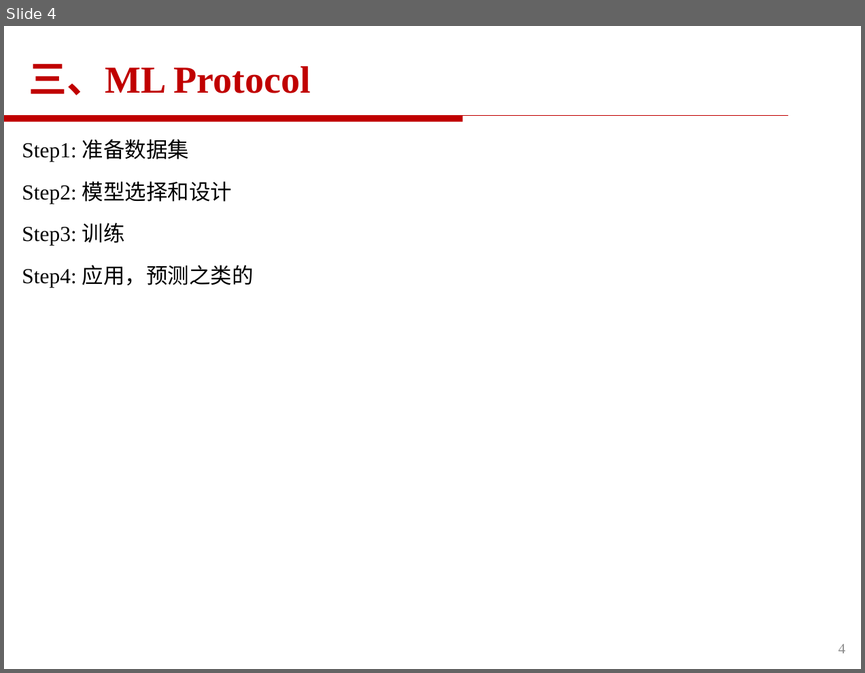
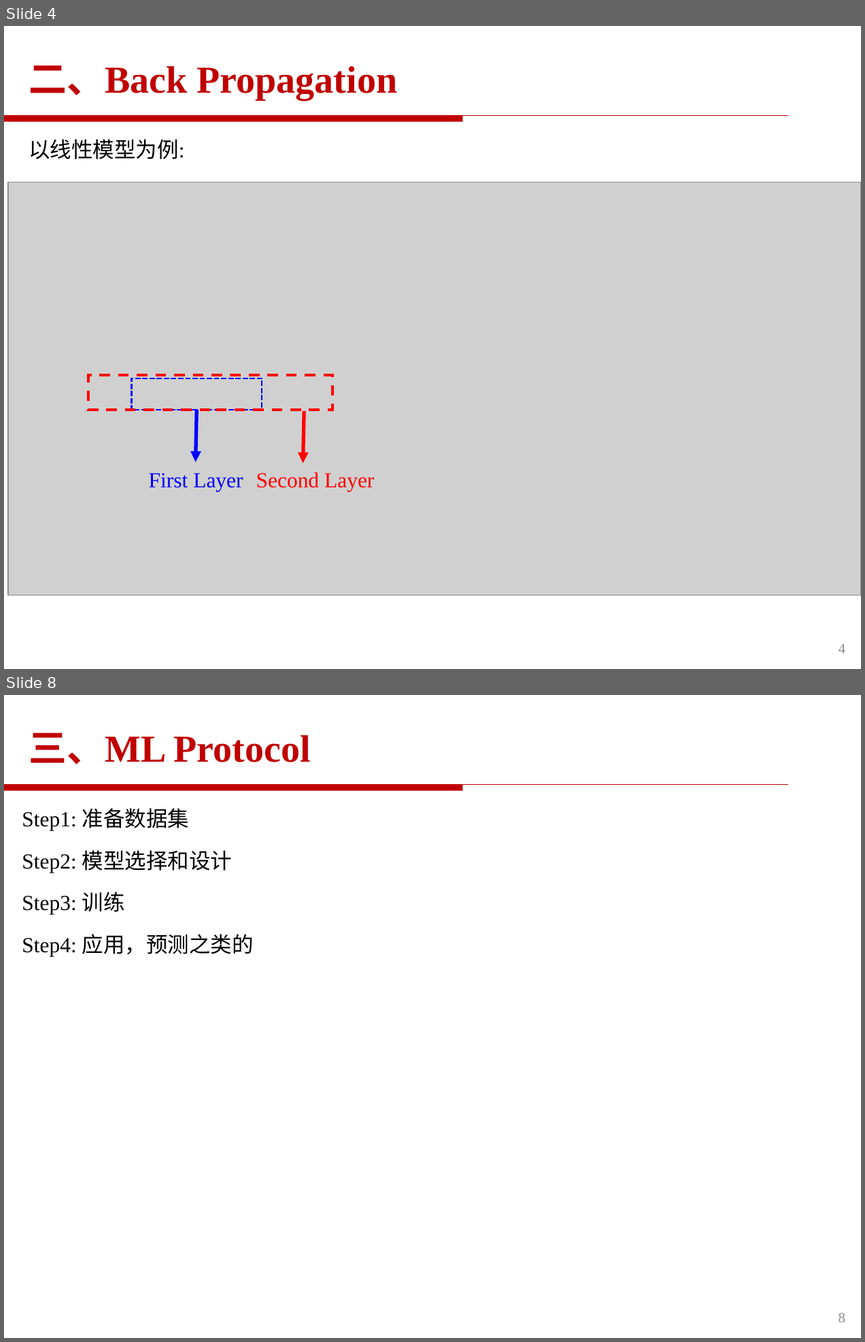
Before and after one commit to yqyang733/ML, a slide deck: ML_Learning_PPT/ML.pptx. Shown one above the other, each under a label of ours: slide 4 before the commit, slides 4 and 8 after it; the slides between them are not shown. The pictures are 865x673 and 865x1342 pixels, drawn with LibreOffice and Linux fonts; fonts in the diff are those of the drawing; grey boxes stand for pictures; background and template pictures are left out. Boxes give left, top, right and bottom in pixels: in the first picture for what was removed or moved away, otherwise in the second. Text is boxed around its words. In the diff, an @@ line names an element or a change of style, - is before the commit and + after.

```diff
--- a/ML_Learning_PPT/ML.pptx
+++ b/ML_Learning_PPT/ML.pptx
@@ slide 4 added at [4, 26, 861, 669], background #FFFFFF @@
@@ text added at [28, 65, 398, 99], 32 pt, text #C00000, bold @@
+二、Back Propagation
@@ freeform shape added at [4, 116, 788, 122], fill #C00000, outline #C00000 0.75 pt @@
@@ text added at [28, 139, 184, 159], 18 pt, text #000000 @@
+以线性模型为例:
@@ group added at [8, 182, 861, 595]: 2 rectangles, 2 arrows, 2 texts, 1 picture @@
+First Layer
+Second Layer
@@ page number added at [838, 643, 845, 653], 12 pt, text #8C8C8C @@
+4
@@ what was slide 4 is now slide 8 @@
@@ page number at [838, 1312, 845, 1322]: text changed @@
-4
+8
```
Also in this commit, not shown: 1 slide changed, 4 other slides added.
